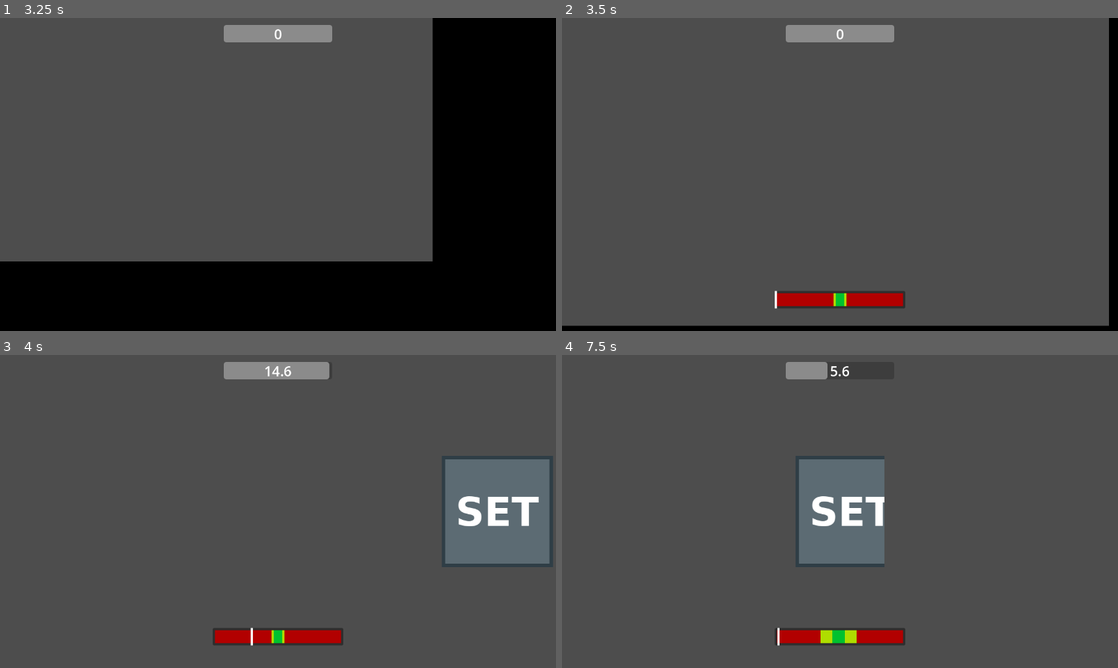
Above: before the commit, frames 1-4 (two rows, left to right).
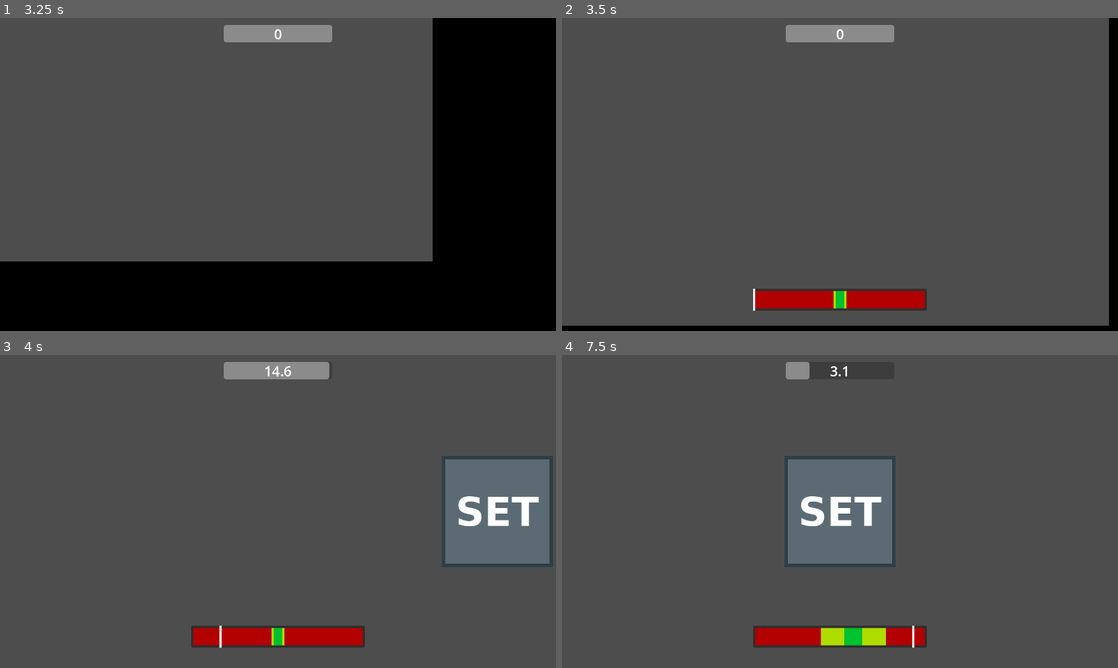
Above: after the commit, the same moments.

Repository: Chebrbober/GMTK-JAM
Game: Godot game, scene res://scenes/main_menu.tscn
Two runs of this game, one before a commit and one after it. Both use one fixed random seed, a clock stepped at 60 frames per second and the inputs below.
Inputs (mouse positions are in pixels of both pictures, inside the frame that each line leads up to):
- Up to frame 1 (3.25 s): click "Play" at 0.5 s; click "Play" at 1.25 s; tap Enter at 2 s; move the mouse to (400, 158) at 2.02 s; press the mouse at (400, 158) at 2.03 s; hold Right (move_right) 2.03-2.78 s; tap Space (jump) at 2.27, 3.02 s; move the mouse to (166, 190) at 2.77 s; release the mouse at (166, 190) at 2.78 s; hold Down (move_down) from 2.78 s (still down); click (166, 190) at 2.85 s
- Up to frame 2 (3.5 s): keep holding Down (move_down)
- Up to frame 3 (4 s): move the mouse to (333, 442) at 3.52 s; release Down (move_down) at 3.53 s; press the mouse at (333, 442) at 3.53 s; hold Right (move_right) from 3.53 s (still down)
- Up to frame 4 (7.5 s): move the mouse to (812, 574) at 4.27 s; release Right (move_right) at 4.28 s; release the mouse at (812, 574) at 4.28 s; hold Up (move_up) 4.28-5.03 s; click (812, 574) at 4.35 s; tap Space (jump) at 4.52, 5, 5.27, 6.02 s; move the mouse to (1006, 558) at 5.02 s; press the mouse at (1006, 558) at 5.03 s; hold Left (move_left) 5.03-6.53 s; tap Enter at 5.75 s; move the mouse to (673, 464) at 5.77 s; release the mouse at (673, 464) at 5.78 s; click (673, 464) at 5.85 s; move the mouse to (867, 511) at 6.52 s; press the mouse at (867, 511) at 6.53 s; hold Down (move_down) 6.53-7.28 s; move the mouse to (756, 433) at 7.27 s; release the mouse at (756, 433) at 7.28 s; hold Right (move_right) from 7.28 s (still down); click (756, 433) at 7.35 s

Frame 1 is identical in both runs. In frame 2, 1.2% of the frame differs, in the area x 34-66%, y 86-94%; in frame 3, 1.2%; in frame 4, 4.3%, in the area x 34-66%, y 2-94%.

Commit message:
enable rush mode when combo % 30, resize cut bar

Diff:
--- a/scenes/game.tscn
+++ b/scenes/game.tscn
@@ -6,6 +6,7 @@
 [ext_resource type="PackedScene" uid="uid://bxupbsk7issf7" path="res://scenes/food.tscn" id="3_lnu2h"]
 [ext_resource type="Script" uid="uid://gk7juyeev0lr" path="res://scripts/countdown.gd" id="4_iywne"]
 [ext_resource type="Script" uid="uid://bxt1wgg3lyg8j" path="res://scripts/combo.gd" id="5_p57ef"]
+[ext_resource type="Script" uid="uid://blv2awfnepc1i" path="res://scripts/rush_mode.gd" id="6_gee14"]
 [ext_resource type="PackedScene" uid="uid://dh2a7vqbrshx5" path="res://scenes/game_over.tscn" id="6_u5sy4"]
 
 [sub_resource type="LabelSettings" id="LabelSettings_uwrxv"]
@@ -38,18 +39,21 @@
 anchor_top = 0.9
 anchor_right = 0.5
 anchor_bottom = 0.9
-offset_left = -150.0
-offset_top = -20.0
-offset_right = 150.0
-offset_bottom = 20.0
+offset_left = -200.0
+offset_top = -25.0
+offset_right = 200.0
+offset_bottom = 25.0
 grow_horizontal = 2
 grow_vertical = 2
 script = ExtResource("2_lbhrr")
 
 [node name="PanelContainer" type="PanelContainer" parent="UI/CutBar"]
-layout_mode = 2
-offset_right = 300.0
-offset_bottom = 40.0
+layout_mode = 1
+anchors_preset = 15
+anchor_right = 1.0
+anchor_bottom = 1.0
+grow_horizontal = 2
+grow_vertical = 2
 
 [node name="MarginContainer" type="MarginContainer" parent="UI/CutBar/PanelContainer"]
 layout_mode = 2
@@ -71,15 +75,10 @@
 [node name="GreenZone" type="ColorRect" parent="UI/CutBar/PanelContainer/MarginContainer/YellowZone"]
 custom_minimum_size = Vector2(10, 0)
 layout_mode = 1
-anchors_preset = 8
+anchors_preset = 13
 anchor_left = 0.5
-anchor_top = 0.5
 anchor_right = 0.5
-anchor_bottom = 0.5
-offset_left = -2.5
-offset_top = -15.0
-offset_right = 2.5
-offset_bottom = 15.0
+anchor_bottom = 1.0
 grow_horizontal = 2
 grow_vertical = 2
 size_flags_horizontal = 4
@@ -88,9 +87,10 @@
 [node name="Indicator" type="ColorRect" parent="UI/CutBar"]
 unique_name_in_owner = true
 custom_minimum_size = Vector2(5, 0)
-layout_mode = 0
-offset_right = 2.0
-offset_bottom = 40.0
+layout_mode = 1
+anchors_preset = 9
+anchor_bottom = 1.0
+grow_vertical = 2
 size_flags_horizontal = 0
 
 [node name="Countdown" type="Control" parent="UI"]
@@ -161,8 +161,10 @@
 vertical_alignment = 1
 
 [node name="RushMode" type="Node" parent="UI/Combo"]
+script = ExtResource("6_gee14")
 
 [node name="GameOver" parent="UI" instance=ExtResource("6_u5sy4")]
+visible = false
 top_level = true
 z_index = 999
 
@@ -172,6 +174,8 @@
 
 [connection signal="cut_acces_changed" from="UI/FoodSpawner" to="UI/CutBar" method="_on_food_spawner_cut_acces_changed"]
 [connection signal="gui_input" from="UI/FoodSpawner/ClickArea" to="UI/CutBar" method="_on_click_area_gui_input"]
+[connection signal="gui_input" from="UI/FoodSpawner/ClickArea" to="UI/Combo/RushMode" method="_on_click_area_gui_input"]
 [connection signal="mouse_clicked" from="UI/CutBar" to="UI/Countdown" method="_on_cut_bar_mouse_clicked"]
 [connection signal="mouse_clicked" from="UI/CutBar" to="UI/Combo" method="_on_cut_bar_mouse_clicked"]
+[connection signal="mouse_clicked" from="UI/CutBar" to="UI/Combo/RushMode" method="_on_cut_bar_mouse_clicked"]
 [connection signal="timeout" from="UI/Countdown/ProgressBar/Label/Timer" to="UI/Countdown" method="_on_timer_timeout"]
--- a/scripts/combo.gd
+++ b/scripts/combo.gd
@@ -4,7 +4,7 @@
 @onready var start_size: Vector2 = label.size
 @onready var countdown: Control = $"../Countdown"
 @onready var rush_mode: Node = $RushMode
-var succesful_cuts_done: int = 0
+@export var succesful_cuts_done: int = 0
 var tween: Tween
 
 func _ready() -> void:
@@ -31,12 +31,12 @@
 		label.visible = false
 
 func check_upgrade() -> void:
-	if succesful_cuts_done % 30 == 0:
-		pass
-		# RushMode.enable_mode()
-	elif succesful_cuts_done % 20 == 0:
-		countdown.add_to_current_timer(5)
-	elif succesful_cuts_done % 10 == 0:
-		countdown.add_to_current_timer(3)
+	if succesful_cuts_done != 1:
+		if succesful_cuts_done % 30:
+			rush_mode.enable_mode()
+		elif succesful_cuts_done % 20:
+			countdown.add_to_current_timer(5)
+		elif succesful_cuts_done % 10:
+			countdown.add_to_current_timer(3)
 	elif succesful_cuts_done > 1:
 		countdown.add_to_current_timer(1)
--- a/scripts/cut_bar.gd
+++ b/scripts/cut_bar.gd
@@ -5,7 +5,8 @@
 @onready var green_zone: ColorRect = $PanelContainer/MarginContainer/YellowZone/GreenZone
 @onready var panel_container: PanelContainer = $PanelContainer
 @onready var indicator: ColorRect = %Indicator
-@export var speed: float = 200
+@export var speed: float = 150
+@export var temp_speed: float = -1
 var direction: int = 1
 var size_multiplier: float = 1.2
 var speed_multiplier: float = 1.05
@@ -19,8 +20,11 @@
 	green_zone.size.x *= 2
 	randomize_pos()
 
+func get_current_speed():
+	return temp_speed if temp_speed > 0 else speed
+
 func _process(delta: float) -> void:
-	indicator.position.x += direction * speed * delta
+	indicator.position.x += direction * get_current_speed() * delta
 
 	var right = panel_container.size.x - 5
 
@@ -63,13 +67,15 @@
 	if is_hit and green_zone.size.x:
 		green_zone.size.x /= size_multiplier
 		yellow_zone.size.x /= size_multiplier
-		speed *= speed_multiplier
+		if temp_speed <= 0:
+			speed *= speed_multiplier
 	elif !is_hit and yellow_zone.size.x < 150:
 		var yellow_zone_size: int = yellow_zone.size.x * (size_multiplier+0.3)
 		if yellow_zone_size <= 150:
 			yellow_zone.size.x = yellow_zone_size
 			green_zone.size.x *= size_multiplier
-			speed /= (speed_multiplier+0.3)
+			if temp_speed <= 0:
+				speed /= (speed_multiplier+0.3)
 
 func _on_food_spawner_cut_acces_changed(cut_acces: bool) -> void:
 	can_cut = cut_acces
--- /dev/null
+++ b/scripts/rush_mode.gd
@@ -0,0 +1,19 @@
+extends Node
+
+@onready var yellow_zone: ColorRect = $"../../CutBar/PanelContainer/MarginContainer/YellowZone"
+@onready var green_zone: ColorRect = $"../../CutBar/PanelContainer/MarginContainer/YellowZone/GreenZone"
+@onready var cut_bar: Control = %CutBar
+@onready var y_initial_size_x := yellow_zone.size.x
+@onready var g_initial_size_x := green_zone.size.x
+
+
+func enable_mode() -> void:
+	yellow_zone.size.x = 200
+	green_zone.size.x = 125
+	cut_bar.temp_speed = 450
+
+	await get_tree().create_timer(5.0).timeout
+	disable_mode()
+
+func disable_mode() -> void:
+	cut_bar.temp_speed = -1
Not shown: 1 places in scenes/game.tscn that only renumber resources
Not shown, added: scripts/rush_mode.gd.uid
